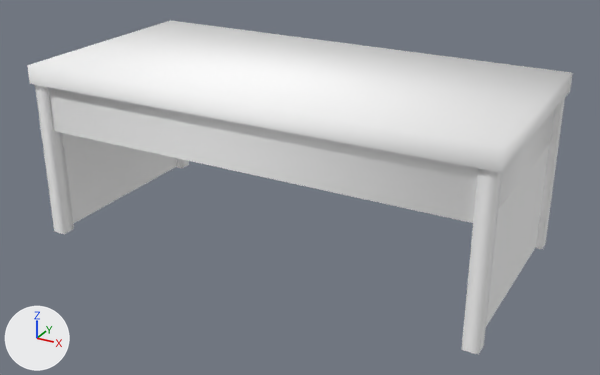
The glTF model public/3d/item/model__item__room.ofs_3054_0/3054IMRL03_05.gltf: old version first, new version second.
Before and after are seen from a 50 mm camera at (1.57, -2.81, 1.65) aimed at (0.04, -0.04, 0.26). Every picture has the same lights, and +X, +Y and +Z are marked at lower left. The first picture is the older version.

Names of what the first picture shows: '3054IMRL03_05'.
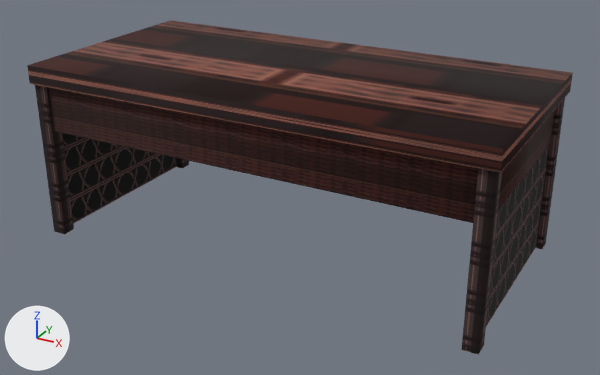
Pixel boxes (x1, y1, x2, y2) of what changed, in the pictures (600 x 375 px):
'3054IMRL03_05', surface changed (darker)
    both: (27, 20, 573, 355)

Patch to the scene script:
```diff
--- a/public/3d/item/model__item__room.ofs_3054_0/3054IMRL03_05.gltf.py
+++ b/public/3d/item/model__item__room.ofs_3054_0/3054IMRL03_05.gltf.py
@@ img_imrl03_05_1 @@
+img_imrl03_05_1 = load_image('imrl03_05_1', '_unpacked/imrl03_05_1', 32, 32, 'sRGB')
@@ img_imrl03_05_3 @@
+img_imrl03_05_3 = load_image('imrl03_05_3', '_unpacked/imrl03_05_3', 32, 32, 'sRGB')
@@ img_imrl03_05_0 @@
+img_imrl03_05_0 = load_image('imrl03_05_0', '_unpacked/imrl03_05_0', 32, 32, 'sRGB')
@@ img_imrl03_05_2 @@
+img_imrl03_05_2 = load_image('imrl03_05_2', '_unpacked/imrl03_05_2', 32, 32, 'sRGB')
@@ mat_imrl03_05_2 @@
 mat_imrl03_05_2 = principled_material('imrl03_05_2')
-mat_imrl03_05_2.base_color = (1.0, 1.0, 1.0)  # white #ffffff
+mat_imrl03_05_2.texture = img_imrl03_05_2
 mat_imrl03_05_2.roughness = 1.0
@@ mat_imrl03_05_0 @@
 mat_imrl03_05_0 = principled_material('imrl03_05_0')
-mat_imrl03_05_0.base_color = (1.0, 1.0, 1.0)  # white #ffffff
+mat_imrl03_05_0.texture = img_imrl03_05_0
 mat_imrl03_05_0.roughness = 1.0
@@ mat_imrl03_05_3 @@
 mat_imrl03_05_3 = principled_material('imrl03_05_3')
-mat_imrl03_05_3.base_color = (1.0, 1.0, 1.0)  # white #ffffff
+mat_imrl03_05_3.texture = img_imrl03_05_3
 mat_imrl03_05_3.roughness = 1.0
@@ mat_imrl03_05_1 @@
 mat_imrl03_05_1 = principled_material('imrl03_05_1')
-mat_imrl03_05_1.base_color = (1.0, 1.0, 1.0)  # white #ffffff
+mat_imrl03_05_1.texture = img_imrl03_05_1
 mat_imrl03_05_1.roughness = 1.0
```
